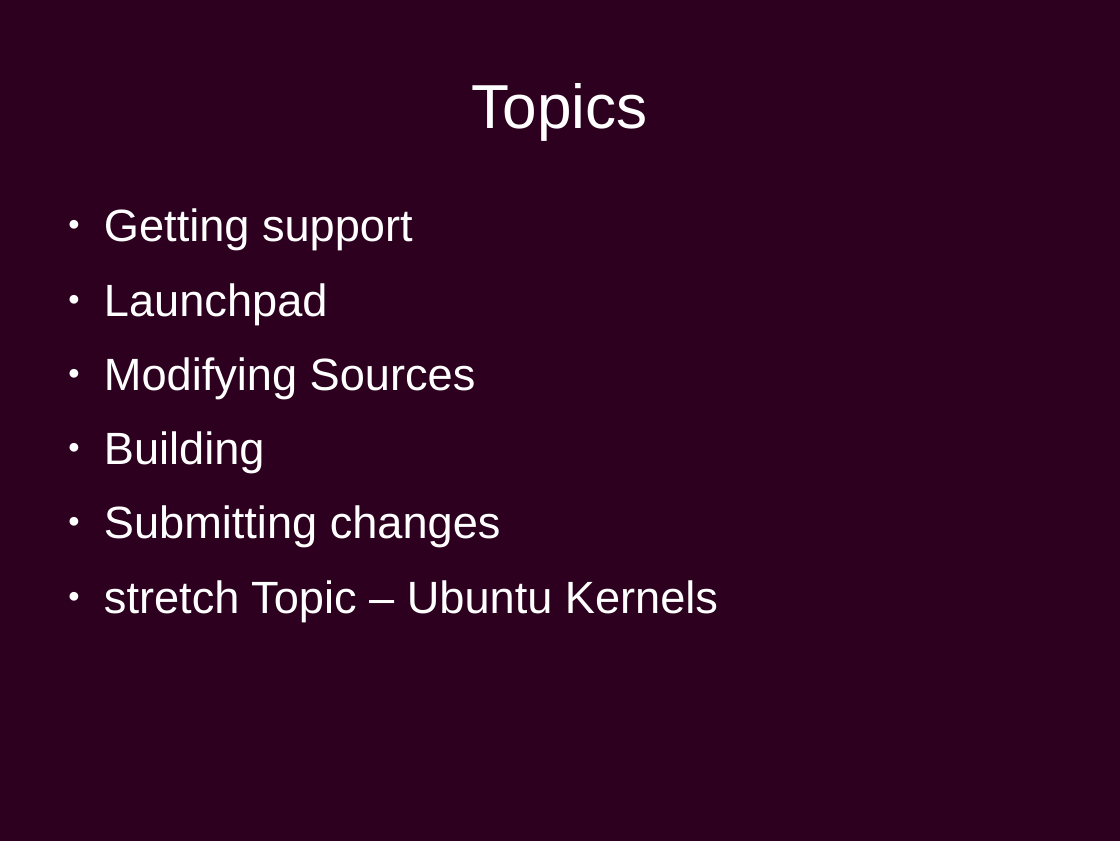
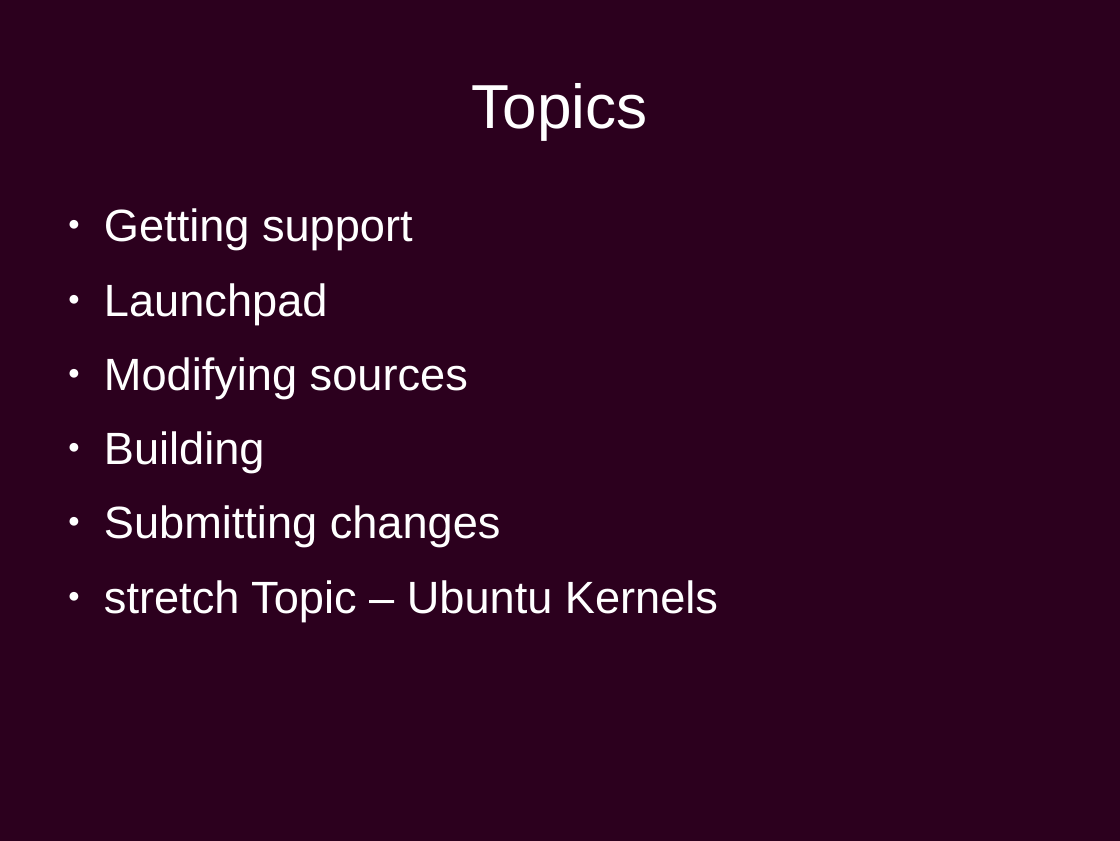
Before and after one commit to chiluk/presentations, a slide deck: slide 3 of Ubuntu Development.odp. Drawn at 1120x841 pixels with LibreOffice and Linux fonts; fonts in the diff are those of the drawing; background and template pictures are left out. Boxes give left, top, right and bottom in pixels: in the first picture for what was removed or moved away, otherwise in the second. Text is boxed around its words. In the diff, an @@ line names an element or a change of style, - is before the commit and + after.

```diff
--- a/Ubuntu Development.odp
+++ b/Ubuntu Development.odp
@@ text at bbox=[104, 357, 468, 399]: text changed @@
-● Modifying Sources
+● Modifying sources
```
Also in this commit, not shown: 20 other slides changed, 1 other file.
